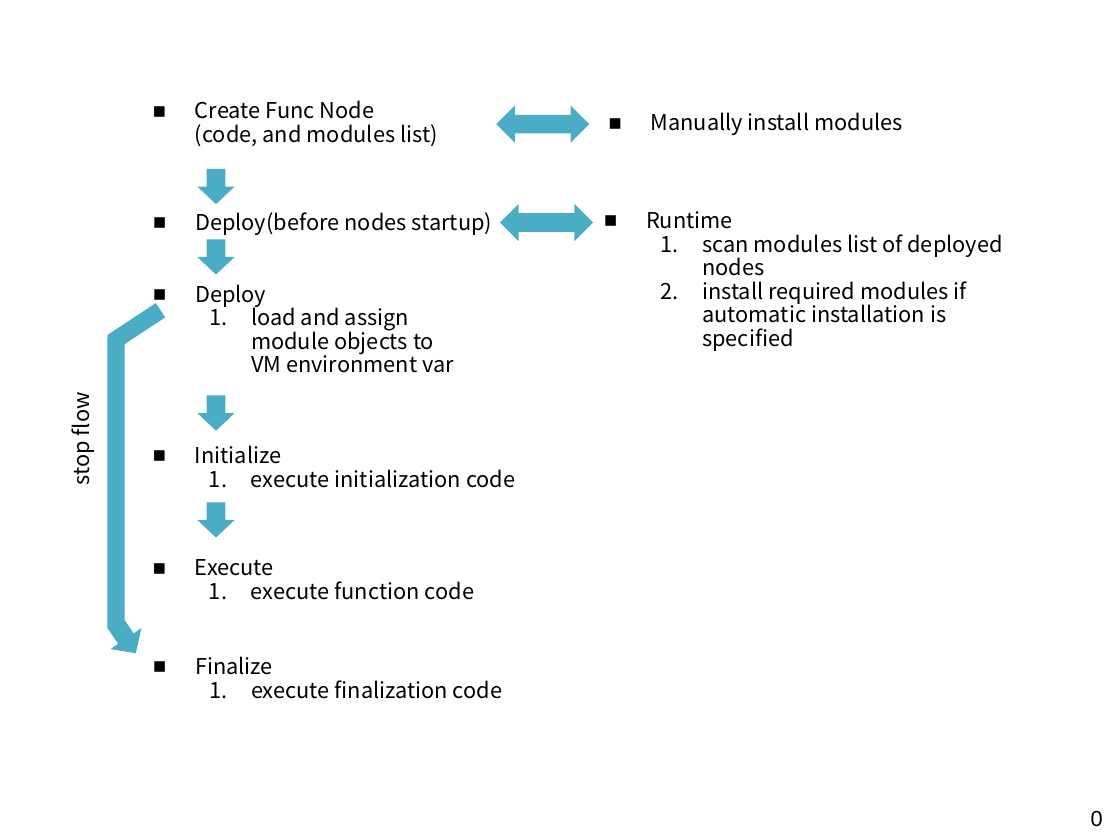
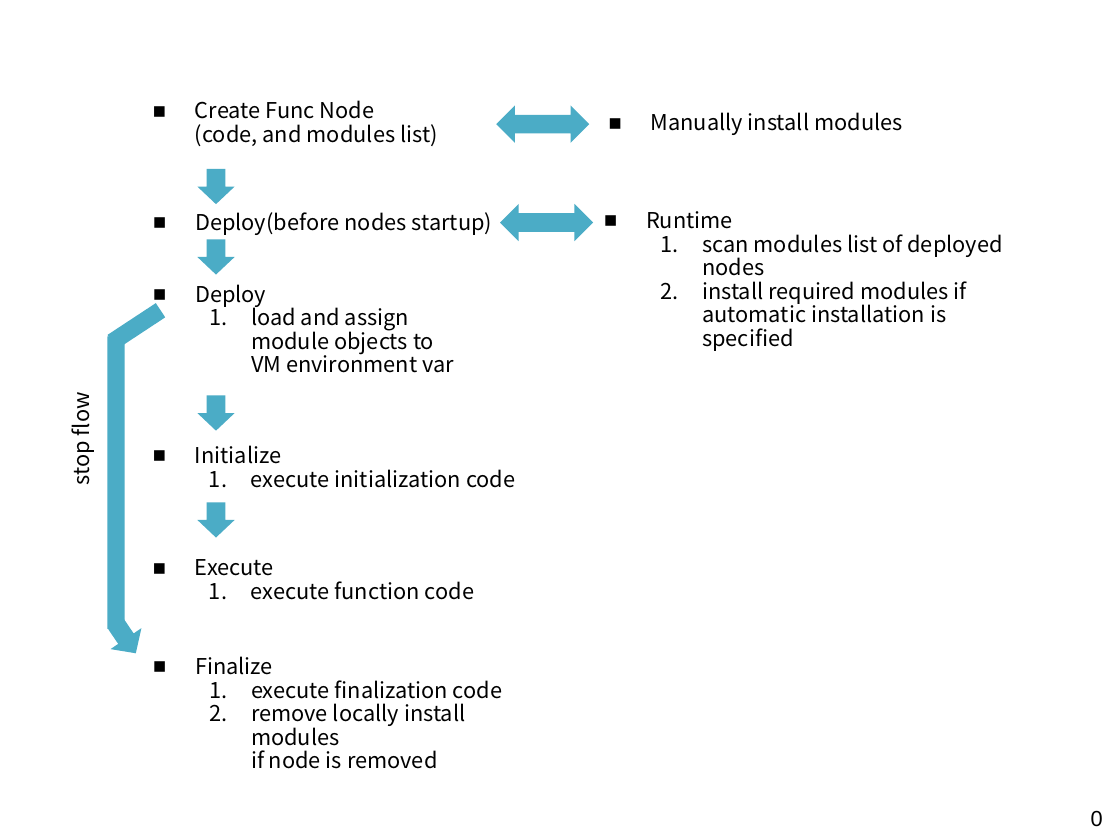
Before and after one commit to node-red/designs, a slide deck: slide 1 of designs/function-node-lifecycle/lifecycle.pptx. Drawn at 1120x840 pixels with LibreOffice and Linux fonts; fonts in the diff are those of the drawing. Boxes give left, top, right and bottom in pixels: in the first picture for what was removed or moved away, otherwise in the second. Text is boxed around its words. In the diff, an @@ line names an element or a change of style, - is before the commit and + after.

```diff
--- a/designs/function-node-lifecycle/lifecycle.pptx
+++ b/designs/function-node-lifecycle/lifecycle.pptx
@@ text at <box>251,703,465,769</box>: paragraph added @@
+  2. remove locally install modules
+     if node is removed
```
Also in this commit, not shown: 2 other files.
